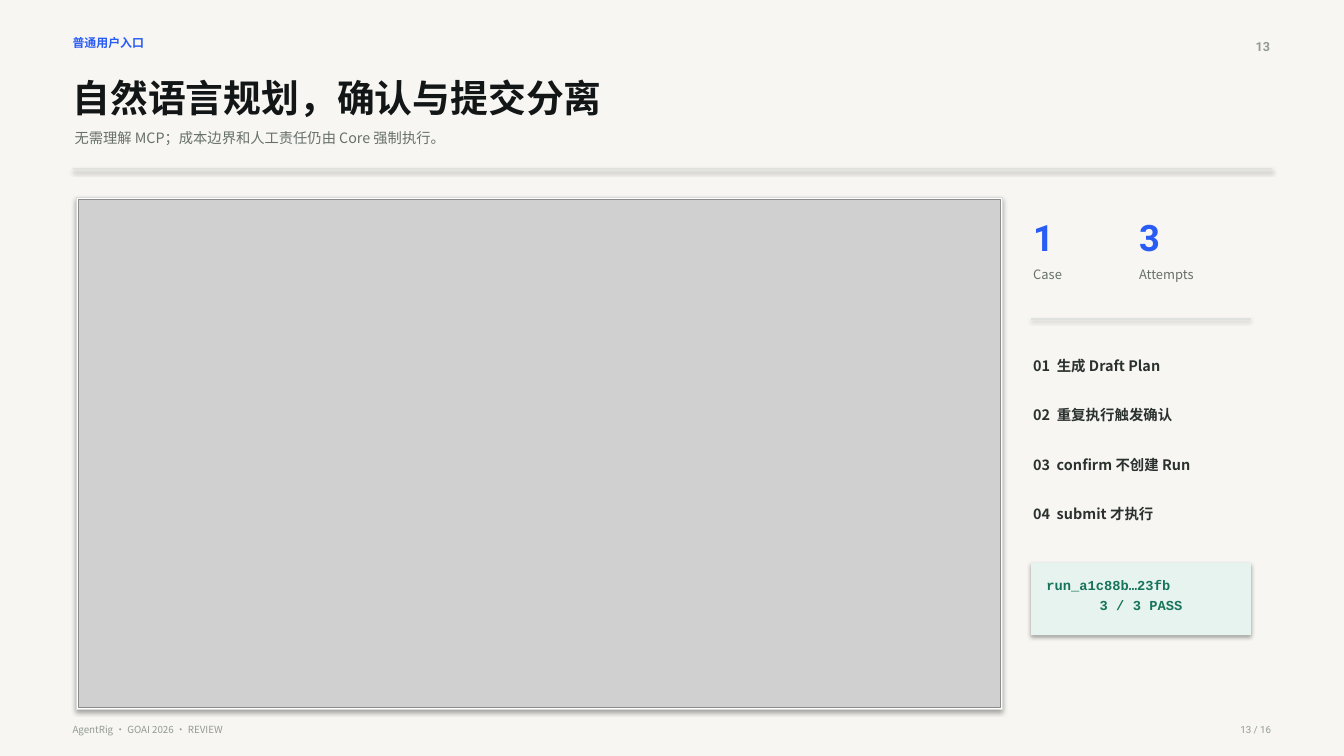
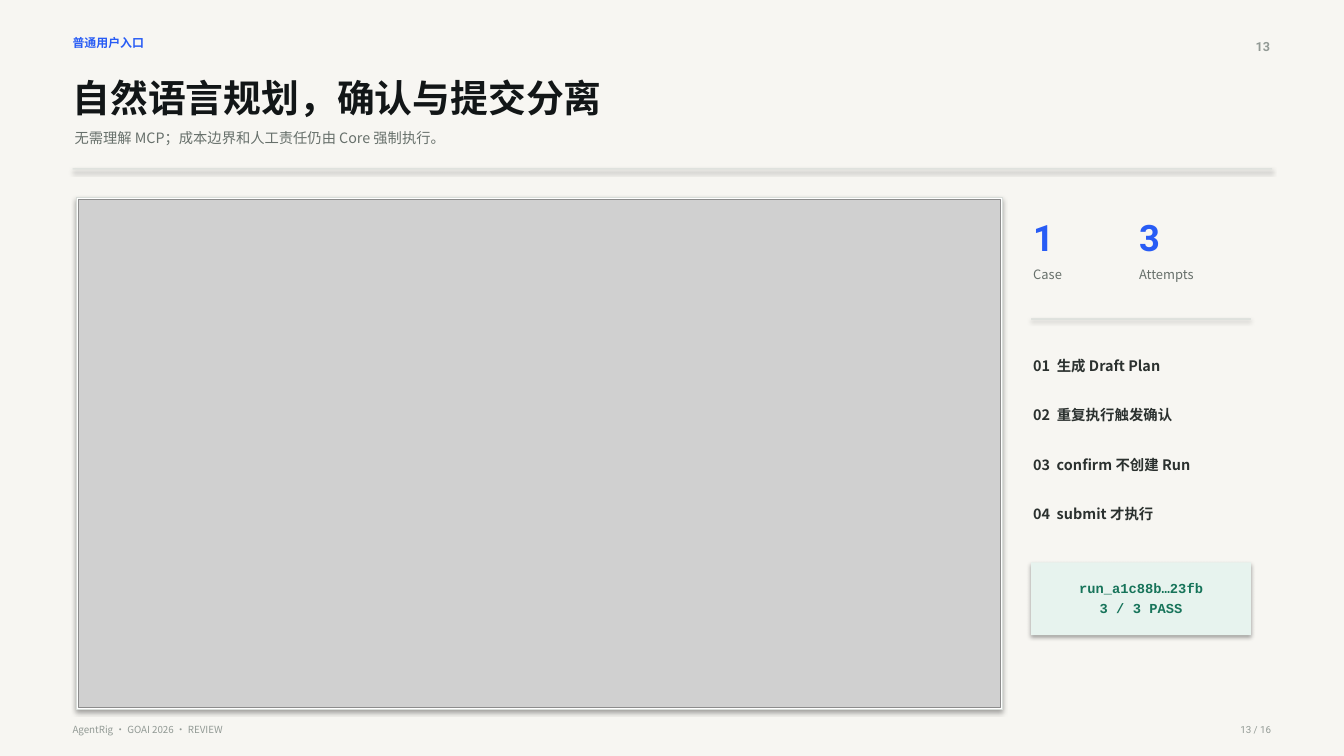
Before and after one commit to ChenCJ-io/agentrig, a slide deck: slide 13 of docs/competition/AgentRig-GOAI-2026-初赛方案.pptx. Drawn at 1344x756 pixels with LibreOffice and Linux fonts; fonts in the diff are those of the drawing; grey boxes stand for pictures. Boxes give left, top, right and bottom in pixels: in the first picture for what was removed or moved away, otherwise in the second. Text is boxed around its words. In the diff, an @@ line names an element or a change of style, - is before the commit and + after.

```diff
--- a/docs/competition/AgentRig-GOAI-2026-初赛方案.pptx
+++ b/docs/competition/AgentRig-GOAI-2026-初赛方案.pptx
@@ text at bbox=[1079, 583, 1203, 613]: text changed @@
-run_a1c88b…23fb
-3 / 3 PASS
+run_a1c88b…23fb
+3 / 3 PASS
```
Also in this commit, not shown: 12 other slides changed, 13 other files.
